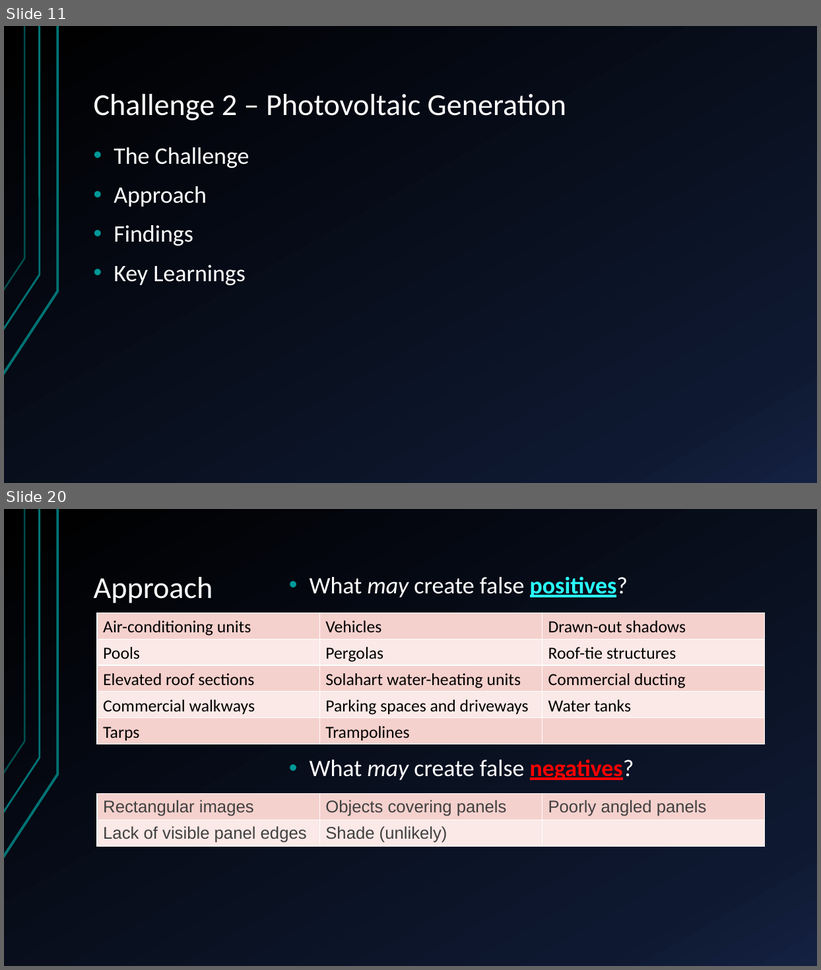
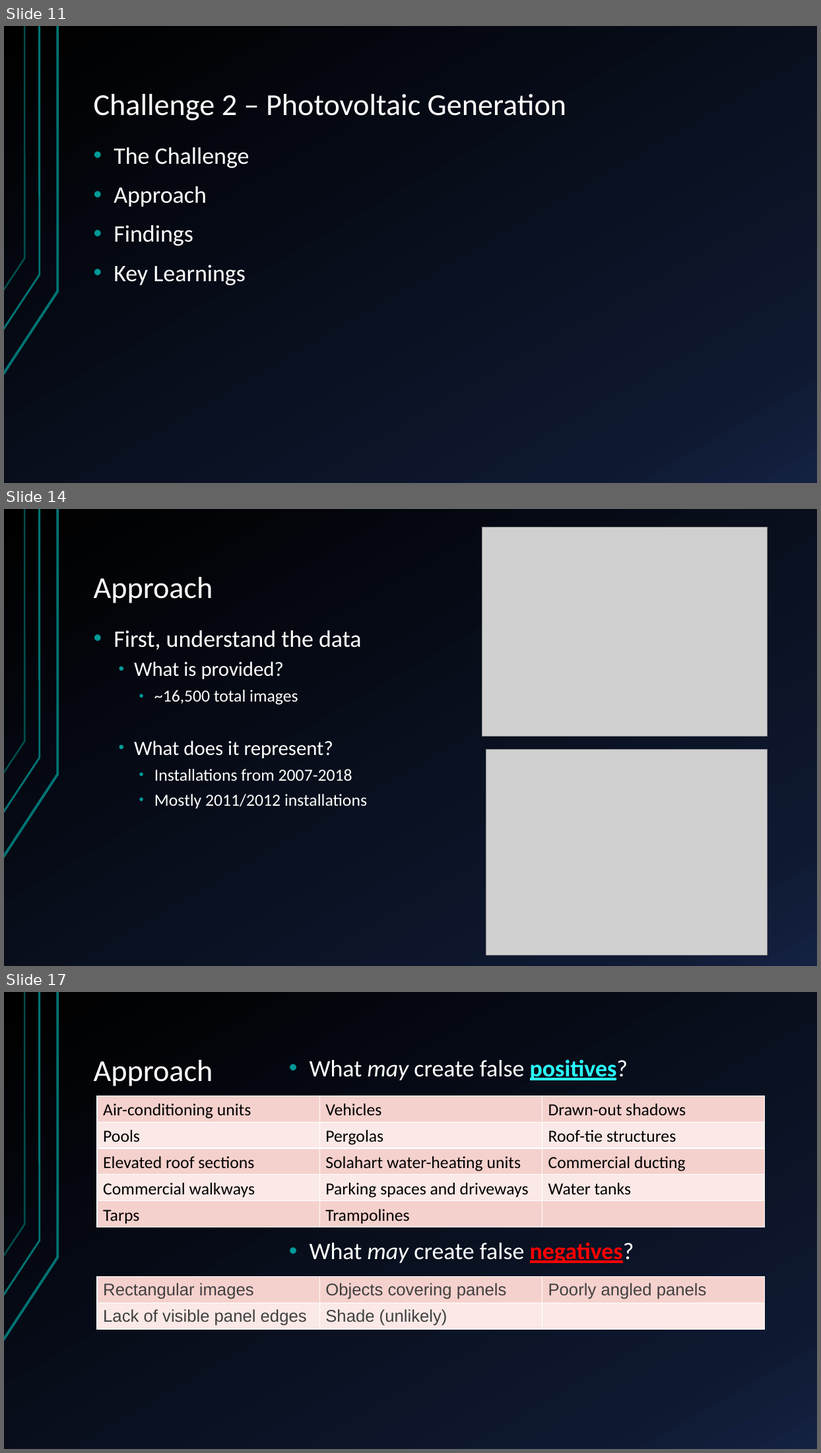
Before and after one commit to sofiary/teamunicornn, a slide deck: Western Power Hack-a-Gig Presentation.pptx. Shown one above the other, each under a label of ours: slides 11 and 20 before the commit, slides 11, 14 and 17 after it; the slides between them are not shown. The pictures are 821x970 and 821x1453 pixels, drawn with LibreOffice and Linux fonts; fonts in the diff are those of the drawing; grey boxes stand for pictures. Boxes give left, top, right and bottom in pixels: in the first picture for what was removed or moved away, otherwise in the second. Text is boxed around its words. In the diff, an @@ line names an element or a change of style, - is before the commit and + after.

```diff
--- a/Western Power Hack-a-Gig Presentation.pptx
+++ b/Western Power Hack-a-Gig Presentation.pptx
@@ slide 14 added at box(4, 509, 817, 966), background gradient #000000 to #0F1931 to #142242; not listed: 3 template elements that a slide beside it also shows @@
@@ picture added at box(482, 527, 768, 736) @@
@@ title added at box(94, 577, 213, 603), 36 pt, text #FFFFFF @@
+Approach
@@ text added at box(114, 630, 367, 809), 20 pt, text #FFFFFF @@
+• First, understand the data
+  • What is provided?
+    • ~16,500 total images
+  • What does it represent?
+    • Installations from 2007-2018
+    • Mostly 2011/2012 installations
@@ picture added at box(486, 750, 768, 956) @@
@@ what was slide 20 is now slide 17 @@
```
Also in this commit, not shown: 7 slides changed, 4 other slides added, 3 slides removed.
